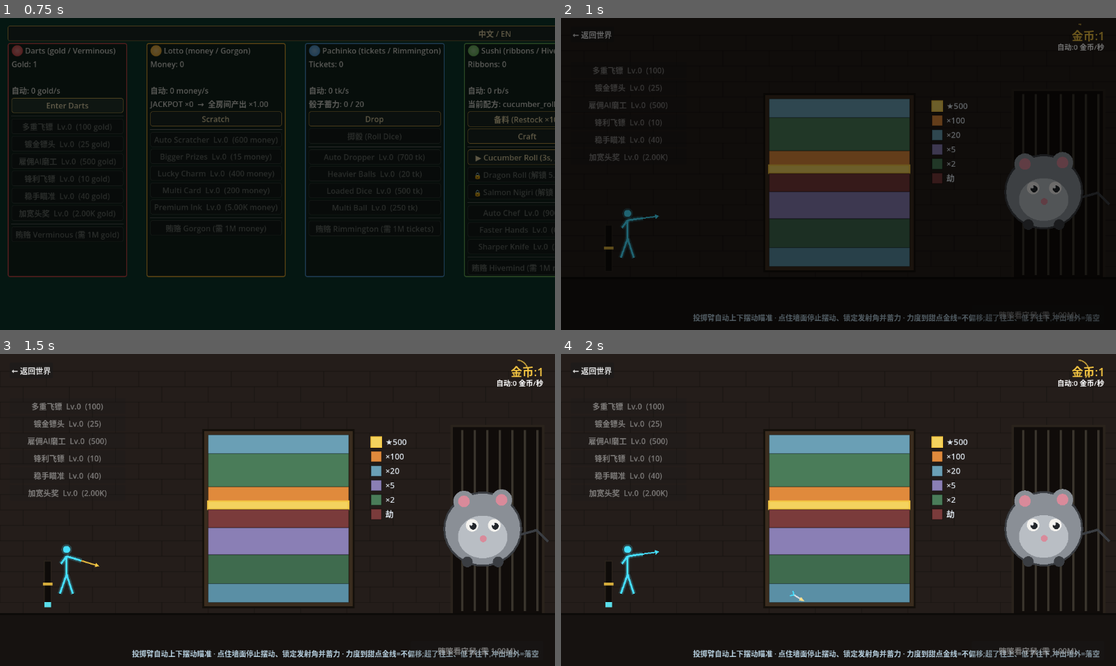
Above: before the commit, frames 1-4 (two rows, left to right).
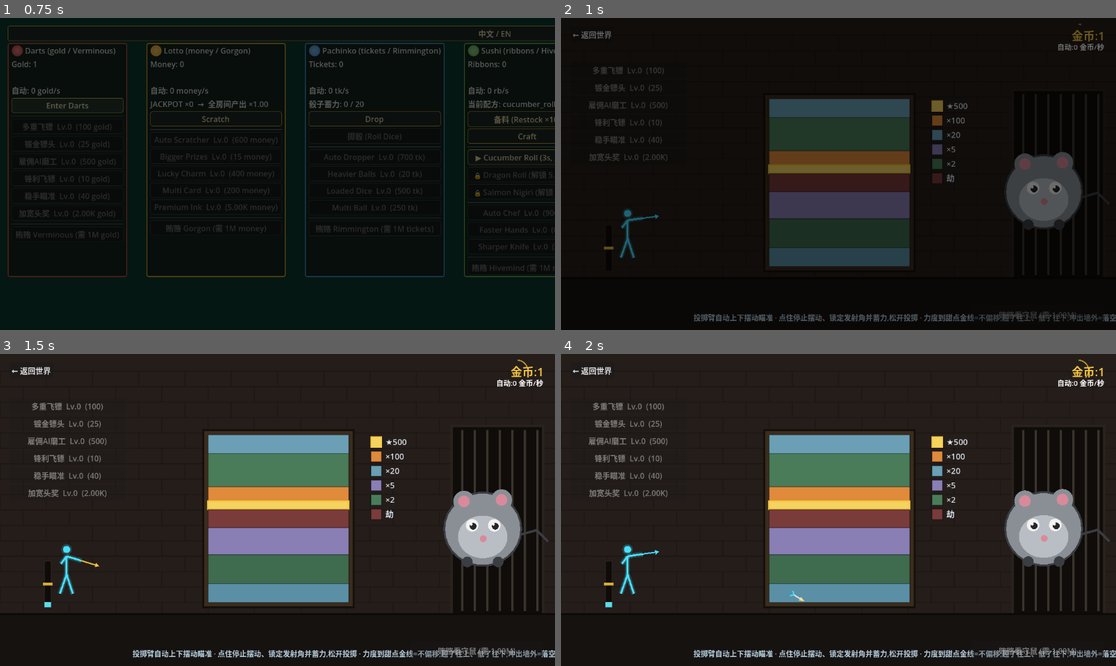
Above: after the commit, the same moments.

Repository: bearluo/godot-core-kit
Game: Godot game, scene res://examples/fortune-mill/scenes/world.tscn
Two runs of this game, one before a commit and one after it. Both use one fixed random seed, a clock stepped at 60 frames per second and the inputs below.
Inputs (mouse positions are in pixels of both pictures, inside the frame that each line leads up to):
- Up to frame 1 (0.75 s): click "Enter Darts" at 0.5 s
- Up to frame 2 (1 s): no input
- Up to frame 3 (1.5 s): tap Enter (ui_accept) at 1.25 s; move the mouse to (399, 494) at 1.27 s; hold Up from 1.28 s (still down); tap Space at 1.35 s; click (399, 494) at 1.42 s
- Up to frame 4 (2 s): keep holding Up; tap Enter (ui_accept) at 1.52 s

Frame 1 is identical in both runs. In frame 2, 0.8% of the frame differs, in the area x 23-100%, y 94-98%; in frame 3, 1.2%; in frame 4, 1.2%.

Commit message:
fix(fortune-mill): 飞镖房触屏也用旋臂瞄准——修 Android 手臂固定不摆动
根因:FortuneDartsInput.detect_mode() 在 Android(OS.has_feature("mobile"))判为 touch,而「投掷臂上下摆动」在 darts_room_view._process 里被 current_mode()=="desktop" 门控,touch 整段跳过 → _cur_aim 恒 0.5、手臂固定指墙面中点;触屏走的是换墙改版前遗留的「拖拽拉弓」旧路径(拖动时无实时 aim/力度反馈、瞄准线/力度条又都 desktop-only、提示文字还是桌面说明),观感就是坏的。

改为桌面/触屏统一走旋臂瞄准:
- _process 旋臂摆动去掉 desktop 门控,两端都摆
- _unhandled_input 桌面接鼠标左键、触屏接 InputEventScreenTouch(各只接本端事件,避开触屏鼠标模拟重复触发)→ 共用 _on_throw_down/up(去 desktop 门控)
- FortuneDartsInput._process 蓄力去掉 mode 门控(begin_charge 后即三角波蓄力,松手投)
- _draw_aim_ray 去 desktop 门控,触屏也显示瞄准线;力度条 _power 随触屏蓄力更新
- 删态机 _ThrowState 遗留的触屏拖拽分支 + 无用 "Aim" 态(态机只管状态流转);touch_aim/touch_power 纯静态助手保留(仍被 test_fortune_input 测)
- 底部提示文字改中性(点住停止摆动…松开投掷)

run_all FAILS=0(含 test_fortune_input)。

Co-Authored-By: Claude Opus 4.8 <noreply@anthropic.com>

Diff:
--- a/examples/fortune-mill/scenes/darts_input.gd
+++ b/examples/fortune-mill/scenes/darts_input.gd
@@ -1,7 +1,8 @@
 class_name FortuneDartsInput
 extends Node
-## 双端输入适配:把「鼠标瞄准+蓄力」/「触屏拉弓」都归结为 (aim,power) 一对量,发 thrown 信号。
-## 纯映射数学是 static(可无头测);节点部分读 InputEvent 供 view 用。model/经济与本层解耦。
+## 双端输入适配:桌面(鼠标左键)与触屏(屏幕触摸)统一走「旋臂瞄准 + 点住蓄力 + 松手投」,
+## 都归结为 (aim,power) 一对量发 thrown 信号。纯映射数学是 static(可无头测);
+## 节点部分维护蓄力状态供 view 用。model/经济与本层解耦。
 
 signal thrown(aim: float, power: float)
 signal aim_changed(aim: float)
@@ -67,13 +68,13 @@
 
 
 func _process(delta: float) -> void:
-	if _mode == &"desktop" and _charging:
+	if _charging:   # 桌面与触屏统一:begin_charge 后即按三角波蓄力,松手投
 		_hold += delta
 		power_changed.emit(desktop_power(_hold, POWER_SWEET))
 
 
-## desktop:按下开始蓄力、松开投掷;aim 由 view 每帧用鼠标 y 调 set_aim。
-## touch:view 用 drag 向量算 aim/power,松手调 fire。(具体事件在 view 的 FSM 里接,见 Task 5)
+## 桌面与触屏一致:旋臂每帧 set_aim(当前扫描角),点住 begin_charge 蓄力、松开 release 投掷。
+## (按下/松开事件由 view 的 _unhandled_input 接鼠标左键/屏幕触摸,见 darts_room_view)
 func set_aim(aim: float) -> void:
 	_aim = clampf(aim, 0.0, 1.0)
 	aim_changed.emit(_aim)
--- a/examples/fortune-mill/scenes/darts_room_view.gd
+++ b/examples/fortune-mill/scenes/darts_room_view.gd
@@ -176,7 +176,7 @@
 
 func _build_throw_fsm() -> void:
 	_throw_fsm = KitStateMachine.new()
-	for sname in ["Idle", "Aim", "Charge", "Resolve"]:
+	for sname in ["Idle", "Charge", "Resolve"]:
 		var st := _ThrowState.new()
 		st.name = sname
 		st.host = self
@@ -185,7 +185,7 @@
 
 
 func _on_throw_down() -> void:
-	if _darts_input == null or _darts_input.current_mode() != &"desktop":
+	if _darts_input == null:
 		return
 	_darts_input.set_aim(_cur_aim)   # 停止摆动、锁定当前发射角(_process 见 locked 即停止旋转)
 	_darts_input.begin_charge()
@@ -194,7 +194,7 @@
 
 
 func _on_throw_up() -> void:
-	if _darts_input == null or _darts_input.current_mode() != &"desktop":
+	if _darts_input == null:
 		return
 	_darts_input.release()
 
@@ -246,8 +246,8 @@
 	_counter_pulse = maxf(0.0, _counter_pulse - dt * 2.4)
 	for k in _flash.keys():
 		_flash[k] = maxf(0.0, float(_flash[k]) - dt * 3.0)
-	# 桌面:投掷臂/发射角自动上下往复摆动;玩家点击墙面停止摆动、锁定发射角并蓄力(见 _on_throw_down)
-	if _darts_input != null and _darts_input.current_mode() == &"desktop":
+	# 投掷臂/发射角自动上下往复摆动(桌面鼠标、触屏统一);点住停止摆动、锁定发射角并蓄力(见 _on_throw_down)
+	if _darts_input != null:
 		var locked: bool = _throw_fsm != null and _throw_fsm.is_in("Charge")
 		if not locked:
 			_cur_aim += _sweep_dir * AIM_SWEEP_SPEED * dt
@@ -467,7 +467,7 @@
 	add_child(_rate_label)
 	# 操作提示(下中)
 	var hint := Label.new()
-	hint.text = "投掷臂自动上下摆动瞄准 · 点住墙面停止摆动、锁定发射角并蓄力 · 力度到甜点金线=不偏移;超了往上、低了往下,冲出墙外=落空"
+	hint.text = "投掷臂自动上下摆动瞄准 · 点住停止摆动、锁定发射角并蓄力,松开投掷 · 力度到甜点金线=不偏移;超了往上、低了往下,冲出墙外=落空"
 	hint.position = Vector2(size.x * 0.5 - 330.0, size.y - 38.0); hint.size = Vector2(660.0, 24.0)
 	hint.horizontal_alignment = HORIZONTAL_ALIGNMENT_CENTER
 	hint.mouse_filter = Control.MOUSE_FILTER_IGNORE
@@ -617,7 +617,7 @@
 
 ## 发射方向指示:从手沿投掷臂方向的一段射线(不够到墙、不泄露落点),长度随蓄力;摆动青、锁定金。
 func _draw_aim_ray() -> void:
-	if _darts_input == null or _darts_input.current_mode() != &"desktop":
+	if _darts_input == null:
 		return
 	if _throw_fsm != null and _throw_fsm.is_in("Resolve"):
 		return
@@ -632,15 +632,24 @@
 	draw_colored_polygon(PackedVector2Array([tip + dir * 8.0, tip + pp * 5.0, tip - pp * 5.0]), col)
 
 
-## 墙面区域(HUD 按钮外)按下=停止摆动+锁定发射角+蓄力、松开=投掷。按钮各自 STOP 消费点击,不误触。
+## 墙面区域(HUD 按钮外)按下=停止摆动+锁定发射角+蓄力、松开=投掷。桌面接鼠标左键、触屏接屏幕触摸
+## (各只接本端事件,避开触屏鼠标模拟导致的重复触发);HUD 按钮各自 STOP 消费点击,不误触。
 func _unhandled_input(event: InputEvent) -> void:
-	if _darts_input == null or _darts_input.current_mode() != &"desktop":
-		return
-	if event is InputEventMouseButton and (event as InputEventMouseButton).button_index == MOUSE_BUTTON_LEFT:
-		if (event as InputEventMouseButton).pressed:
-			_on_throw_down()
-		else:
-			_on_throw_up()
+	if _darts_input == null:
+		return
+	var mode: StringName = _darts_input.current_mode()
+	if mode == &"desktop":
+		if event is InputEventMouseButton and (event as InputEventMouseButton).button_index == MOUSE_BUTTON_LEFT:
+			if (event as InputEventMouseButton).pressed:
+				_on_throw_down()
+			else:
+				_on_throw_up()
+	elif mode == &"touch":
+		if event is InputEventScreenTouch:
+			if (event as InputEventScreenTouch).pressed:
+				_on_throw_down()
+			else:
+				_on_throw_up()
 
 
 func _draw_power_bar() -> void:
@@ -759,30 +768,11 @@
 		draw_circle(m + Vector2(12.0, 0.0), 4.0 + _ai_flash * 5.0, Color(AI_COL.r, AI_COL.g, AI_COL.b, _ai_flash * 0.5))
 
 
-## 投掷态机状态:桌面 Charge 由投掷按钮驱动;触屏在 Idle/Aim 接拉弓;Resolve 落定回 Idle。
+## 投掷态机状态:Idle →(点住墙面/屏幕)Charge 蓄力 →(松手)Resolve 落定 → 回 Idle。
+## 桌面与触屏统一走旋臂瞄准,按下/松开事件由 view 的 _unhandled_input 接管,本态机只管状态流转。
 class _ThrowState extends KitState:
 	var host
-	var drag: Vector2 = Vector2.ZERO
 
 	func enter(_prev: String) -> void:
 		if name == &"Resolve" and host != null:
 			host._resolve_then_idle()
-		elif name == &"Idle":
-			drag = Vector2.ZERO
-
-	func handle_input(event: InputEvent) -> void:
-		if host == null or host._darts_input == null:
-			return
-		if host._darts_input.current_mode() != &"touch":
-			return
-		if name == &"Idle" and event is InputEventScreenTouch and (event as InputEventScreenTouch).pressed:
-			drag = Vector2.ZERO
-			transition_to("Aim")
-		elif name == &"Aim":
-			if event is InputEventScreenDrag:
-				drag += (event as InputEventScreenDrag).relative
-			elif event is InputEventScreenTouch and not (event as InputEventScreenTouch).pressed:
-				var aim := FortuneDartsInput.touch_aim(drag)
-				var power := FortuneDartsInput.touch_power(drag, FortuneDartsInput.DRAG_MAX)
-				host._darts_input.fire(aim, power)
-				transition_to("Resolve")
